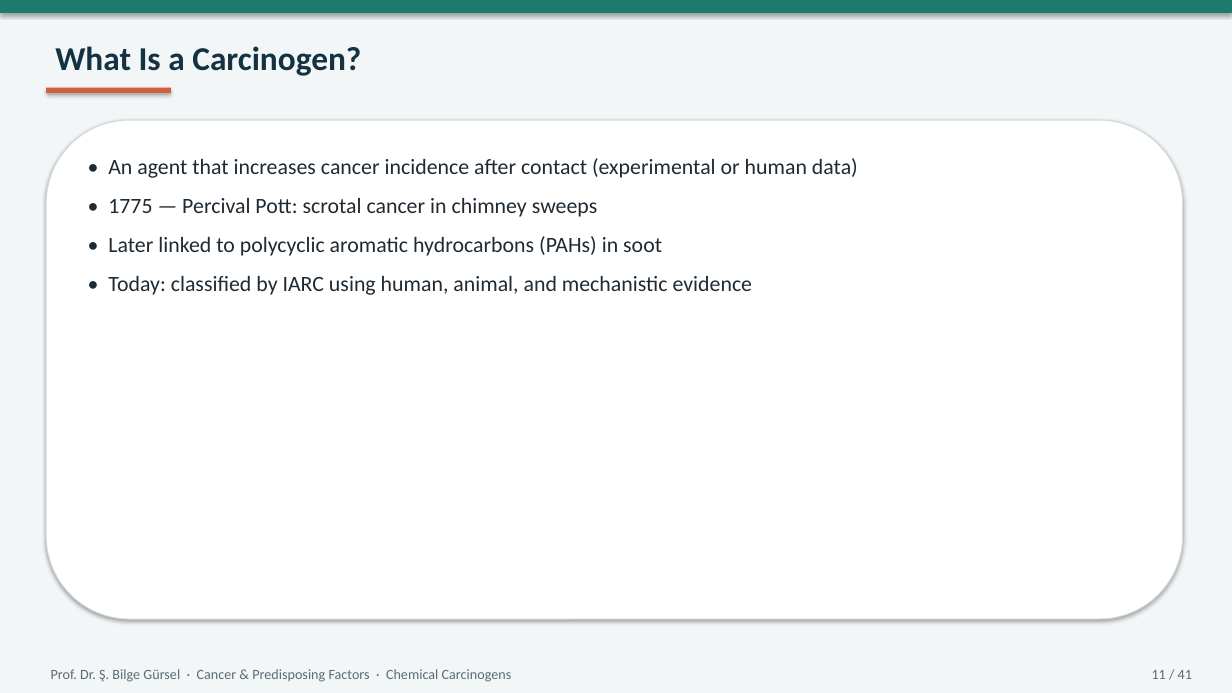
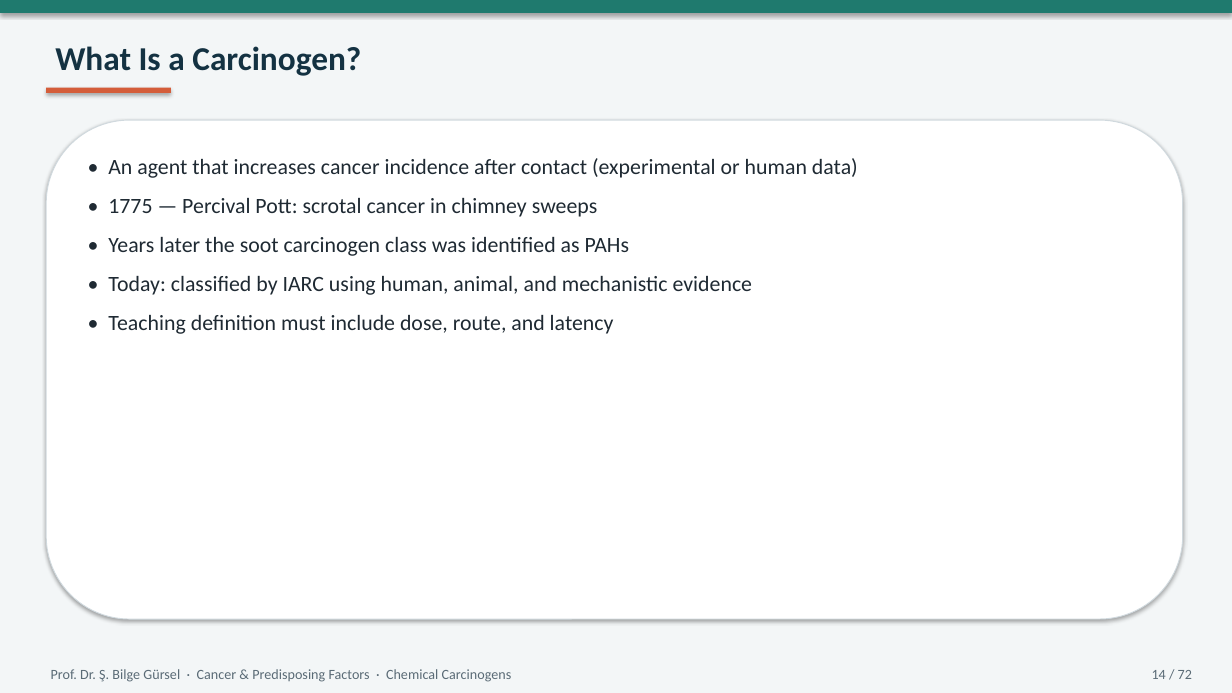
Before and after one commit to bilgegursel/RT-and-AI, a slide deck: slide 14 of elektif-radyasyon-onkolojisi-donem5/chemical-carcinogens-lecture/Cancer_Predisposing_Factors_Chemical_Tobacco_Radiation.pptx (slide 11 before the commit). Drawn at 1232x693 pixels with LibreOffice and Linux fonts; fonts in the diff are those of the drawing. Boxes give left, top, right and bottom in pixels: in the first picture for what was removed or moved away, otherwise in the second. Text is boxed around its words. In the diff, an @@ line names an element or a change of style, - is before the commit and + after.

```diff
--- a/elektif-radyasyon-onkolojisi-donem5/chemical-carcinogens-lecture/Cancer_Predisposing_Factors_Chemical_Tobacco_Radiation.pptx
+++ b/elektif-radyasyon-onkolojisi-donem5/chemical-carcinogens-lecture/Cancer_Predisposing_Factors_Chemical_Tobacco_Radiation.pptx
@@ text at [108,237,629,256]: text changed @@
-• Later linked to polycyclic aromatic hydrocarbons (PAHs) in soot
+• Years later the soot carcinogen class was identified as PAHs
@@ text at [108,315,614,334]: paragraph added @@
+• Teaching definition must include dose, route, and latency
@@ text at [1152,670,1192,679]: text changed @@
-11 / 41
+14 / 72
```
Also in this commit, not shown: 38 other slides changed, 32 slides added, 1 slide removed, 3 other files.
